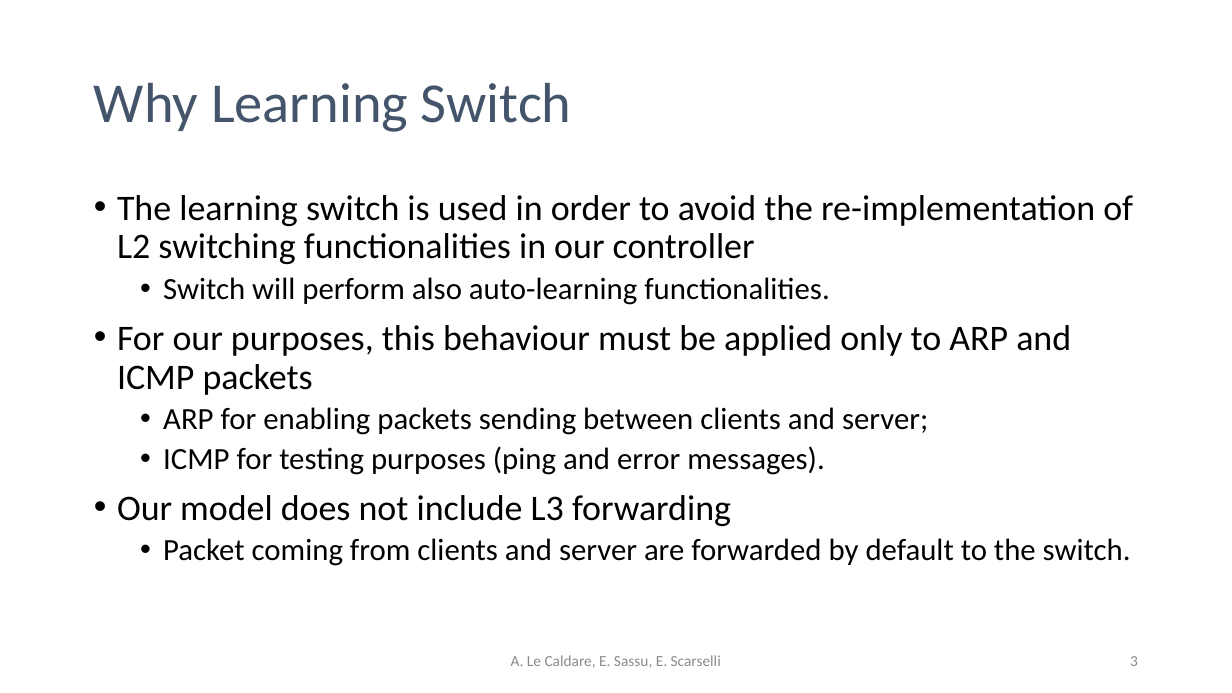
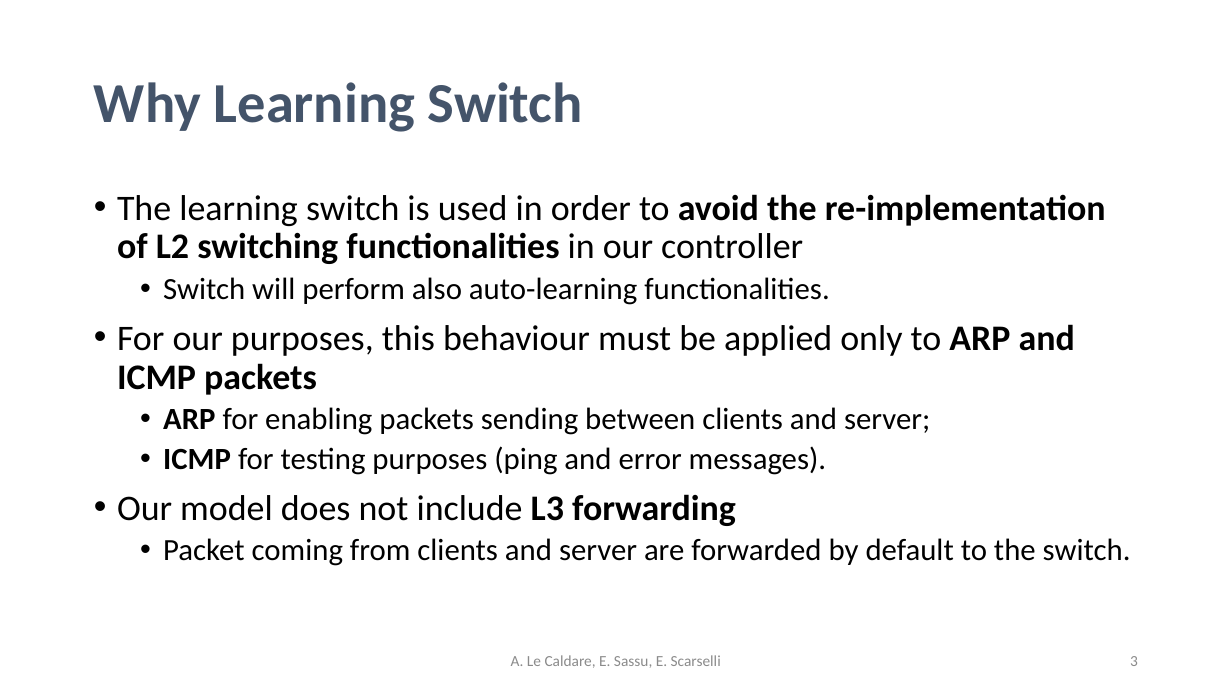
Before and after one commit to psoftware/ddosdefence-floodlight-controller, a slide deck: slide 3 of Docs/DDoSDefence.pptx. Drawn at 1232x693 pixels with LibreOffice and Linux fonts; fonts in the diff are those of the drawing. Boxes give left, top, right and bottom in pixels: in the first picture for what was removed or moved away, otherwise in the second. Text is boxed around its words. In the diff, an @@ line names an element or a change of style, - is before the commit and + after.

```diff
--- a/Docs/DDoSDefence.pptx
+++ b/Docs/DDoSDefence.pptx
@@ title "Why Learning Switch" at box(94, 82, 583, 132): bold on @@
@@ text at box(117, 194, 1106, 526): bold on in "avoid the re-implementation of L2 switching functionalities", "ARP and ICMP packets", "ARP", "ICMP" and 1 more places @@
```
Also in this commit, not shown: 4 other slides changed, 4 slides added, 1 other file.
